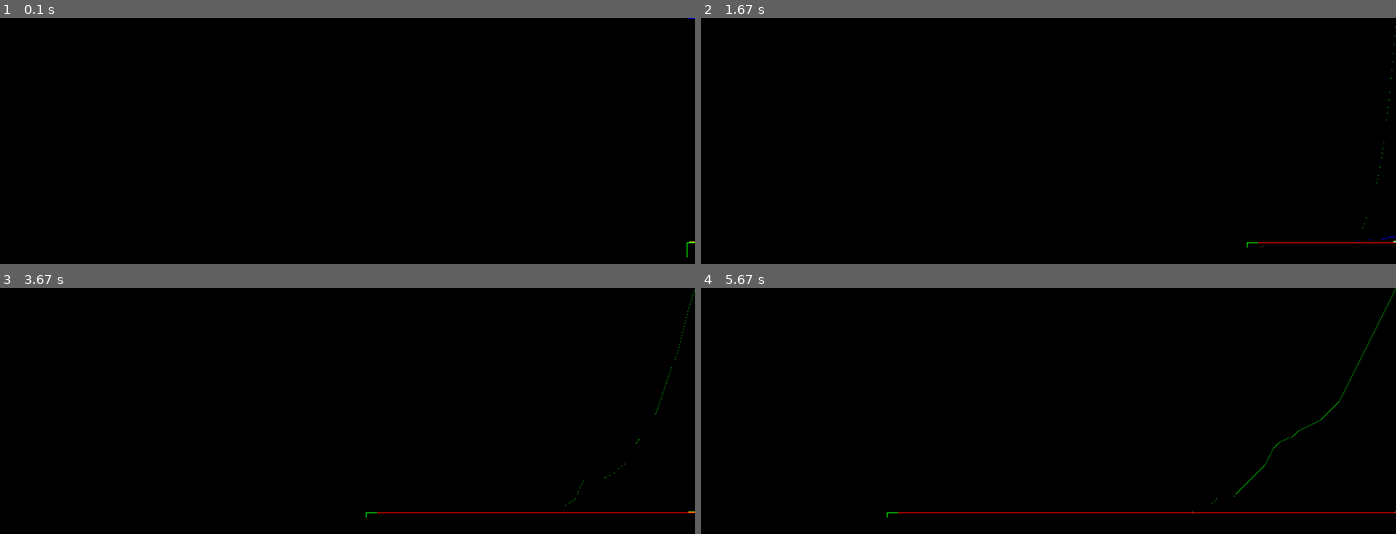
Above: before the commit, frames 1-4 (two rows, left to right).
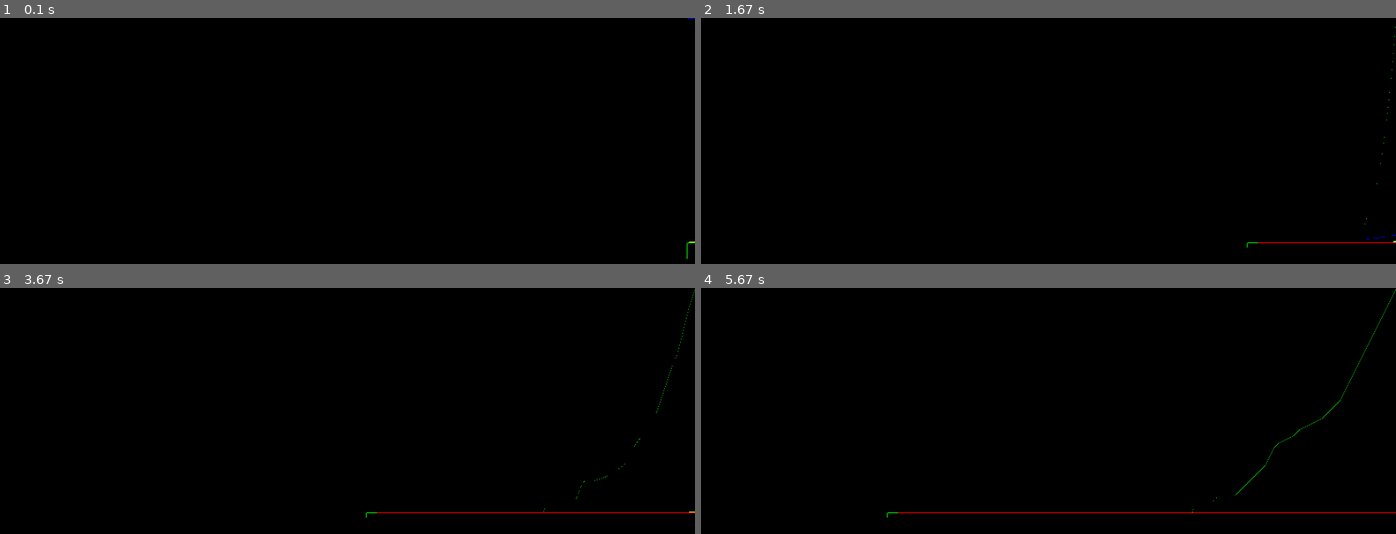
Above: after the commit, the same moments.

Repository: troncosoae/proy-ctrl-intel
Game: pygame game, started from main.py
Same seed, same stepped clock (60 frames per second), same inputs: the game is played once before the commit and once after it.
Inputs:
- Up to frame 1 (0.1 s): no input
- Up to frame 2 (1.67 s): no input
- Up to frame 3 (3.67 s): no input
- Up to frame 4 (5.67 s): no input

The runs differ from the first frame. In frame 1, less than 0.1% of the frame differs, in the area x 98-99%, y 91-98%; in frame 2, less than 0.1%; in frame 3, less than 0.1%; in frame 4, 0.2%, in the area x 26-100%, y 0-92%.

Commit message:
rand winds starting at 5km/h

Diff:
--- a/System/SystemBoxes.py
+++ b/System/SystemBoxes.py
@@ -16,7 +16,7 @@
         }
 
         self.state = {
-            'v_m':  kwargs.get('v_m_0', 10),  # slow stochastic wind variations
+            'v_m':  kwargs.get('v_m_0', 5),  # slow stochastic wind variations
             'v_s':  kwargs.get('v_s_0', 0),  # stochastic part
             'v_ws': kwargs.get('v_ws_0', 0),  # wind shear
             'v_ts': kwargs.get('v_ts_0', 0),  # tower shadow
--- a/main.py
+++ b/main.py
@@ -23,9 +23,9 @@
     sim = Simulation()
 
     # wind_model = RandomWindModel('wind_model', Ts)
-    # wind_model = StepWindModel('wind_model', Ts, 3, mean=20, std=10)
+    wind_model = StepWindModel('wind_model', Ts, 3, mean=10, std=3)
     # wind_model = ConstantWindModel('wind_model', 8)
-    wind_model = ConstantWindModel('wind_model', 15)
+    # wind_model = ConstantWindModel('wind_model', 15)
     # wind_model = ConstantWindModel('wind_model', 0.001)
     blade_pitch_system = BladePitchSystem('bp_sys', Ts)
     drive_train_model = DriveTrainModel(
